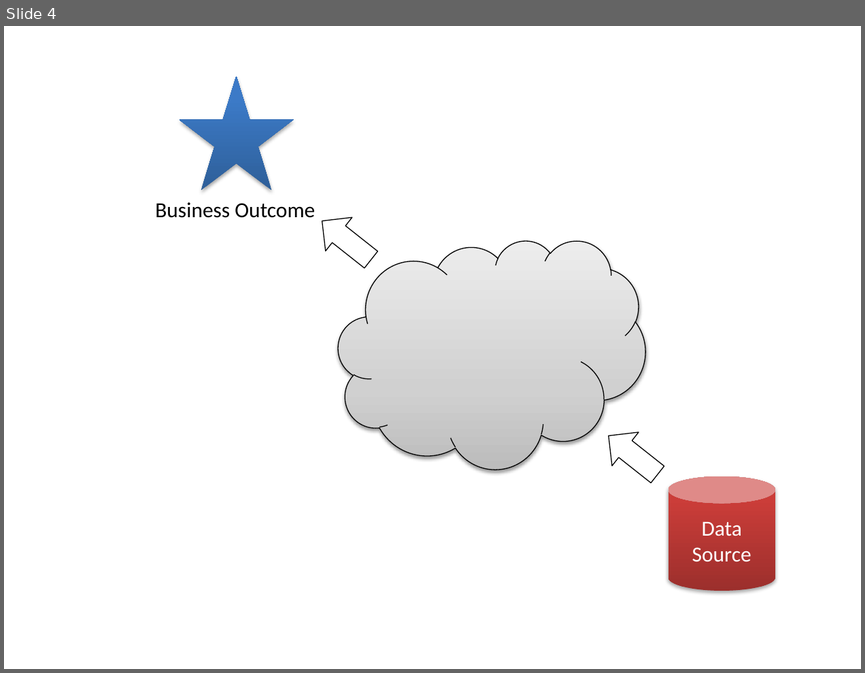
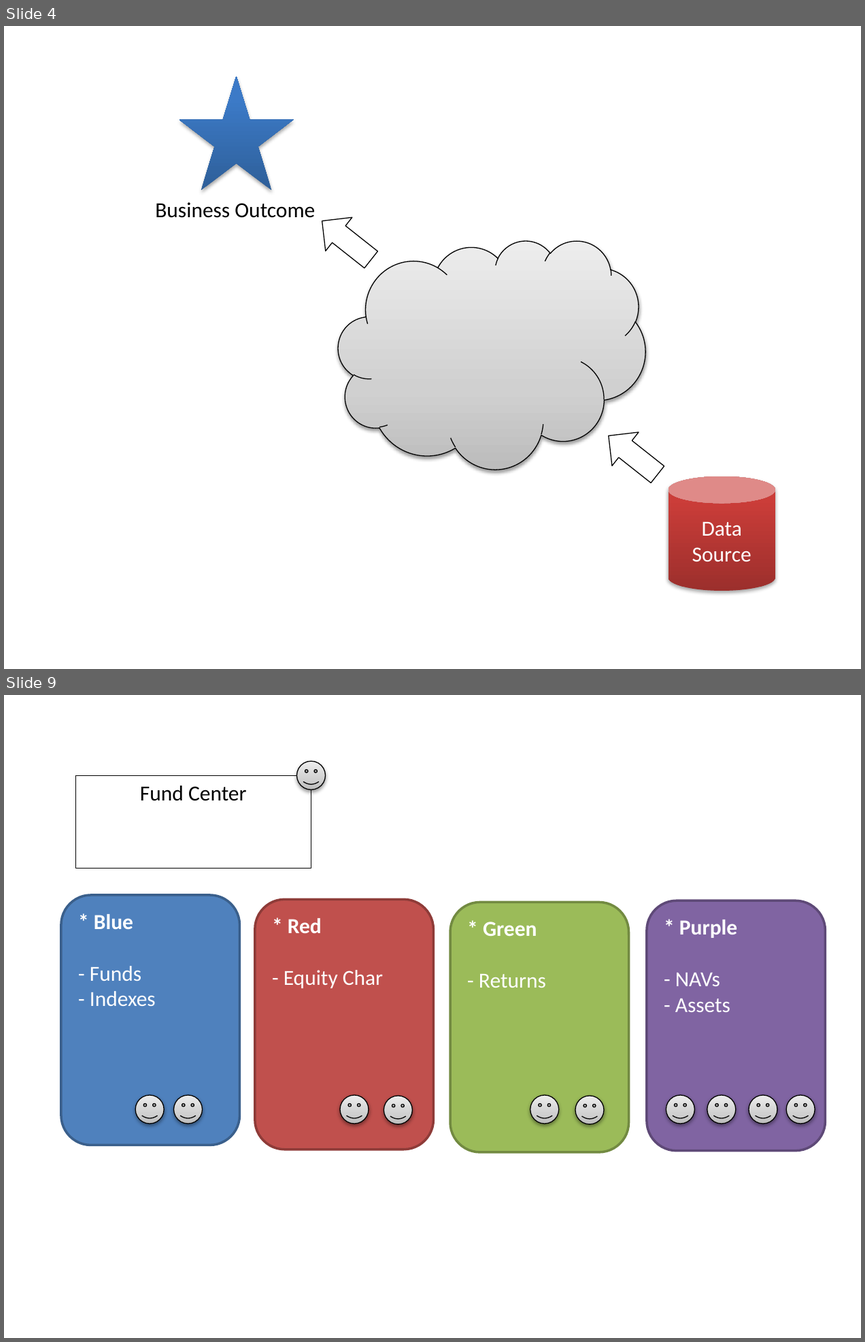
Before and after one commit to linus123/linus123.github.io, a slide deck: src/ServiceOrientedArchitecture/SOA.pptx. Shown one above the other, each under a label of ours: slide 4 before the commit, slides 4 and 9 after it; the slides between them are not shown. The pictures are 865x673 and 865x1342 pixels, drawn with LibreOffice and Linux fonts; fonts in the diff are those of the drawing. Boxes give left, top, right and bottom in pixels: in the first picture for what was removed or moved away, otherwise in the second. Text is boxed around its words. In the diff, an @@ line names an element or a change of style, - is before the commit and + after.

```diff
--- a/src/ServiceOrientedArchitecture/SOA.pptx
+++ b/src/ServiceOrientedArchitecture/SOA.pptx
@@ slide 9 added at box(4, 695, 861, 1338), background #FFFFFF @@
@@ rectangle added at box(76, 775, 311, 868), outline #000000 0.75 pt, 18 pt, text #000000 @@
+Fund Center
@@ smiley face added at box(297, 761, 325, 790), fill gradient #BDBDBD to #D1D1D1 to #EEEEEE, outline #000000 0.75 pt @@
@@ rounded rectangle added at box(61, 895, 239, 1145), fill #4F81BD, outline #3A5F8C 2 pt, 18 pt, text #FFFFFF @@
+* Blue
+- Funds
+- Indexes
@@ rounded rectangle added at box(255, 899, 433, 1149), fill #C0504D, outline #8E3B39 2 pt, 18 pt, text #FFFFFF @@
+* Red
+- Equity Char
@@ rounded rectangle added at box(450, 902, 629, 1153), fill #9BBB59, outline #738A42 2 pt, 18 pt, text #FFFFFF @@
+* Green
+- Returns
@@ rounded rectangle added at box(647, 900, 825, 1151), fill #8064A2, outline #5F4A78 2 pt, 18 pt, text #FFFFFF @@
+* Purple
+- NAVs
+- Assets
@@ smiley face added at box(135, 1095, 163, 1123), fill gradient #BDBDBD to #D1D1D1 to #EEEEEE, outline #000000 0.75 pt @@
@@ smiley face added at box(173, 1095, 202, 1123), fill gradient #BDBDBD to #D1D1D1 to #EEEEEE, outline #000000 0.75 pt @@
@@ smiley face added at box(340, 1095, 368, 1123), fill gradient #BDBDBD to #D1D1D1 to #EEEEEE, outline #000000 0.75 pt @@
@@ smiley face added at box(383, 1095, 412, 1123), fill gradient #BDBDBD to #D1D1D1 to #EEEEEE, outline #000000 0.75 pt @@
@@ smiley face added at box(530, 1095, 558, 1123), fill gradient #BDBDBD to #D1D1D1 to #EEEEEE, outline #000000 0.75 pt @@
@@ smiley face added at box(575, 1095, 604, 1123), fill gradient #BDBDBD to #D1D1D1 to #EEEEEE, outline #000000 0.75 pt @@
@@ smiley face added at box(666, 1095, 695, 1123), fill gradient #BDBDBD to #D1D1D1 to #EEEEEE, outline #000000 0.75 pt @@
@@ smiley face added at box(706, 1095, 735, 1123), fill gradient #BDBDBD to #D1D1D1 to #EEEEEE, outline #000000 0.75 pt @@
@@ smiley face added at box(749, 1095, 777, 1123), fill gradient #BDBDBD to #D1D1D1 to #EEEEEE, outline #000000 0.75 pt @@
@@ smiley face added at box(786, 1095, 815, 1123), fill gradient #BDBDBD to #D1D1D1 to #EEEEEE, outline #000000 0.75 pt @@
```
Also in this commit, not shown: 7 other slides added, 10 other files.
